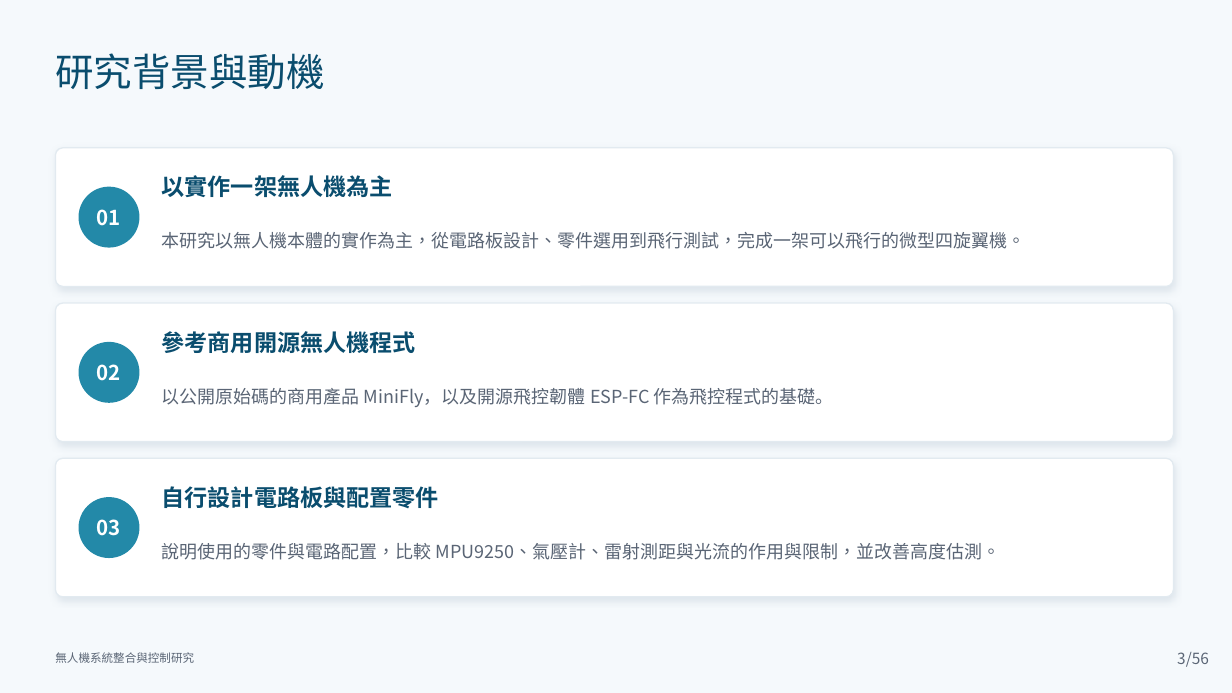
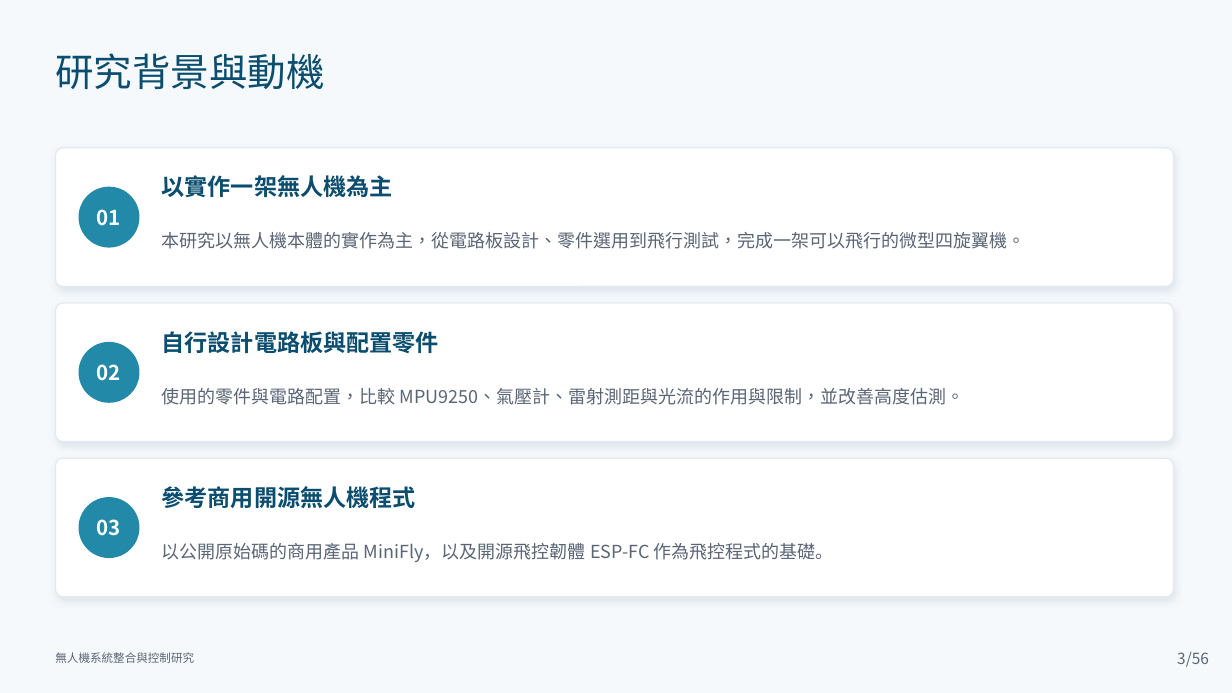
Before and after one commit to lingken1028/-, a slide deck: slide 3 of 無人機系統整合與控制研究_口試簡報 (2).pptx. Drawn at 1232x693 pixels with LibreOffice and Linux fonts; fonts in the diff are those of the drawing. Boxes give left, top, right and bottom in pixels: in the first picture for what was removed or moved away, otherwise in the second. Text is boxed around its words. In the diff, an @@ line names an element or a change of style, - is before the commit and + after.

```diff
--- a/無人機系統整合與控制研究_口試簡報 (2).pptx
+++ b/無人機系統整合與控制研究_口試簡報 (2).pptx
@@ text at (162,331,439,353): text changed @@
-參考商用開源無人機程式
+自行設計電路板與配置零件
@@ text at (162,388,965,405): text changed @@
-以公開原始碼的商用產品 MiniFly，以及開源飛控韌體 ESP-FC 作為飛控程式的基礎。
+使用的零件與電路配置，比較 MPU9250、氣壓計、雷射測距與光流的作用與限制，並改善高度估測。
@@ text at (162,486,416,508): text changed @@
-自行設計電路板與配置零件
+參考商用開源無人機程式
@@ text at (162,543,834,562): text changed @@
-說明使用的零件與電路配置，比較 MPU9250、氣壓計、雷射測距與光流的作用與限制，並改善高度估測。
+以公開原始碼的商用產品 MiniFly，以及開源飛控韌體 ESP-FC 作為飛控程式的基礎。
```
Also in this commit, not shown: 40 other slides changed, 15 slides added.
